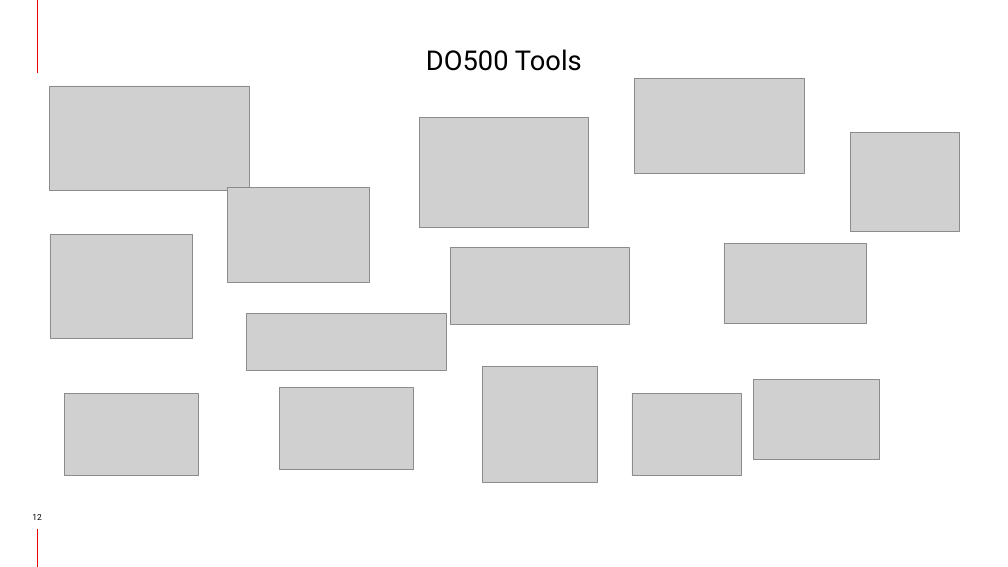
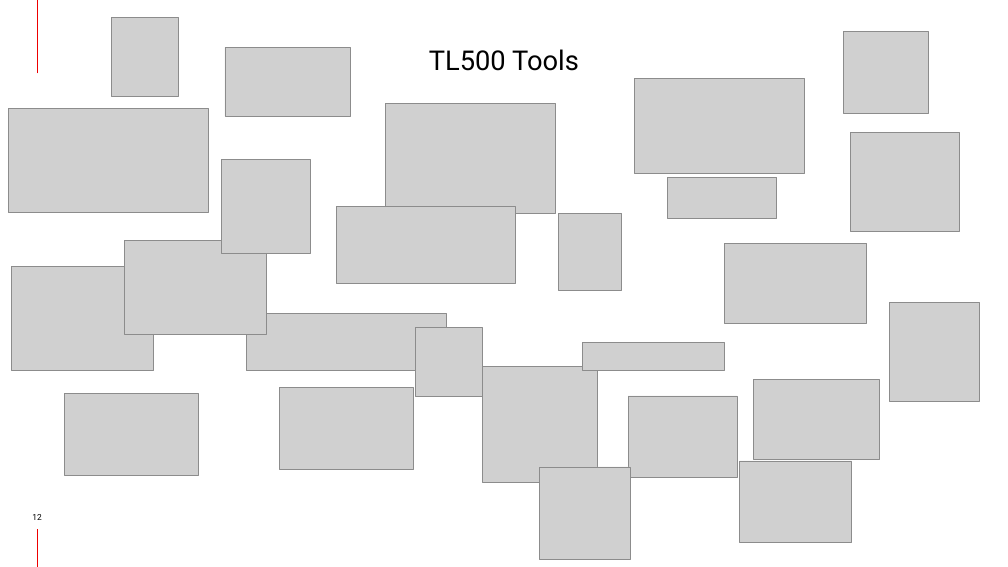
Before and after one commit to ferjosem362/Ansible, a slide deck: slide 12 of TL500VT - Intro.pptx. Drawn at 1008x567 pixels with LibreOffice and Linux fonts; fonts in the diff are those of the drawing; grey boxes stand for pictures; background and template pictures are left out. Boxes give left, top, right and bottom in pixels: in the first picture for what was removed or moved away, otherwise in the second. Text is boxed around its words. In the diff, an @@ line names an element or a change of style, - is before the commit and + after.

Commit message:
Added TL500VT Presentations

```diff
--- a/TL500VT - Intro.pptx
+++ b/TL500VT - Intro.pptx
@@ picture added at (x1=111, y1=17, x2=178, y2=96) @@
@@ picture added at (x1=225, y1=48, x2=350, y2=116) @@
@@ title at (x1=429, y1=49, x2=579, y2=71): text changed @@
-DO500 Tools
+TL500 Tools
@@ picture added at (x1=844, y1=32, x2=928, y2=113) @@
@@ picture moved from (x1=50, y1=86, x2=250, y2=191) to (x1=8, y1=109, x2=208, y2=213) @@
@@ picture moved from (x1=419, y1=117, x2=589, y2=228) to (x1=386, y1=104, x2=556, y2=214) @@
@@ picture added at (x1=222, y1=160, x2=310, y2=253) @@
@@ picture added at (x1=668, y1=177, x2=777, y2=218) @@
@@ picture moved from (x1=451, y1=248, x2=630, y2=325) to (x1=337, y1=206, x2=516, y2=284) @@
@@ picture added at (x1=559, y1=213, x2=622, y2=290) @@
@@ picture moved from (x1=50, y1=234, x2=192, y2=339) to (x1=11, y1=266, x2=154, y2=371) @@
@@ picture moved from (x1=227, y1=188, x2=369, y2=282) to (x1=124, y1=240, x2=266, y2=335) @@
@@ picture added at (x1=415, y1=327, x2=482, y2=396) @@
@@ picture added at (x1=889, y1=302, x2=979, y2=401) @@
@@ picture added at (x1=582, y1=343, x2=724, y2=371) @@
@@ picture moved from (x1=632, y1=393, x2=741, y2=475) to (x1=628, y1=396, x2=737, y2=478) @@
@@ picture added at (x1=539, y1=467, x2=630, y2=560) @@
@@ picture added at (x1=740, y1=461, x2=852, y2=543) @@
```
Also in this commit, not shown: 1 other file.
